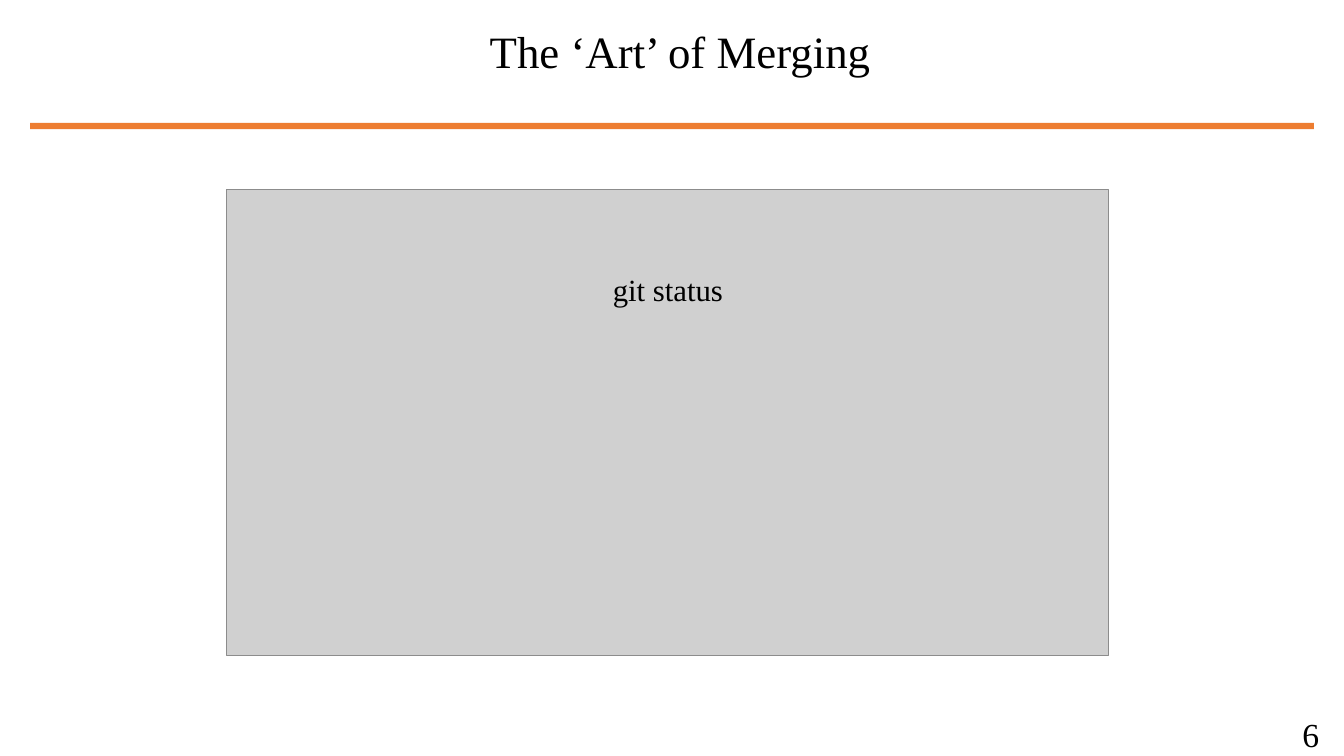
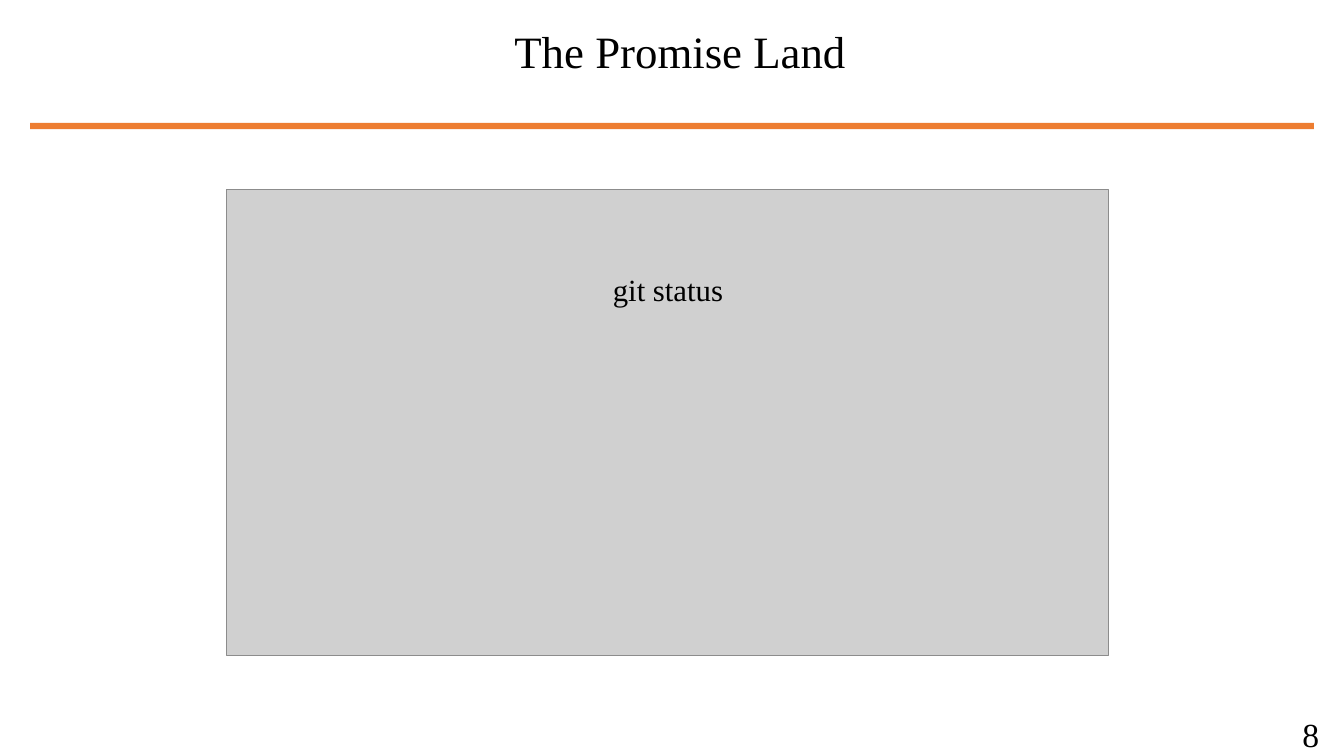
Before and after one commit to wbuz24/undergrad-repo, a slide deck: slide 15 of S24/cs494/notes/github-intro.pptx (slide 11 before the commit). Drawn at 1344x756 pixels with LibreOffice and Linux fonts; fonts in the diff are those of the drawing; grey boxes stand for pictures. Boxes give left, top, right and bottom in pixels: in the first picture for what was removed or moved away, otherwise in the second. Text is boxed around its words. In the diff, an @@ line names an element or a change of style, - is before the commit and + after.

```diff
--- a/S24/cs494/notes/github-intro.pptx
+++ b/S24/cs494/notes/github-intro.pptx
@@ title at bbox=[514, 37, 845, 69]: text changed @@
-The ‘Art’ of Merging
+The Promise Land
@@ text at bbox=[1302, 724, 1319, 748]: text changed @@
-6
+8
```
Also in this commit, not shown: 7 other slides changed, 8 slides added, 1 slide removed, 1 other file.
